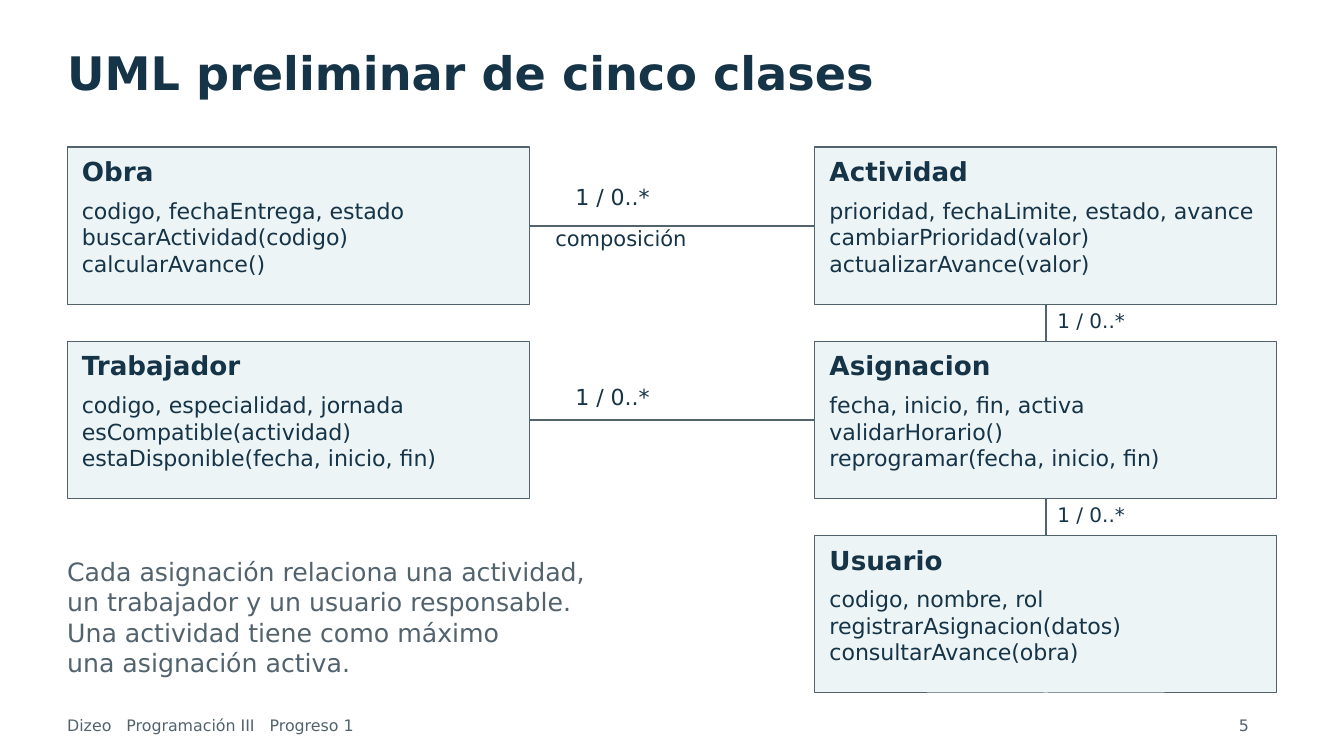
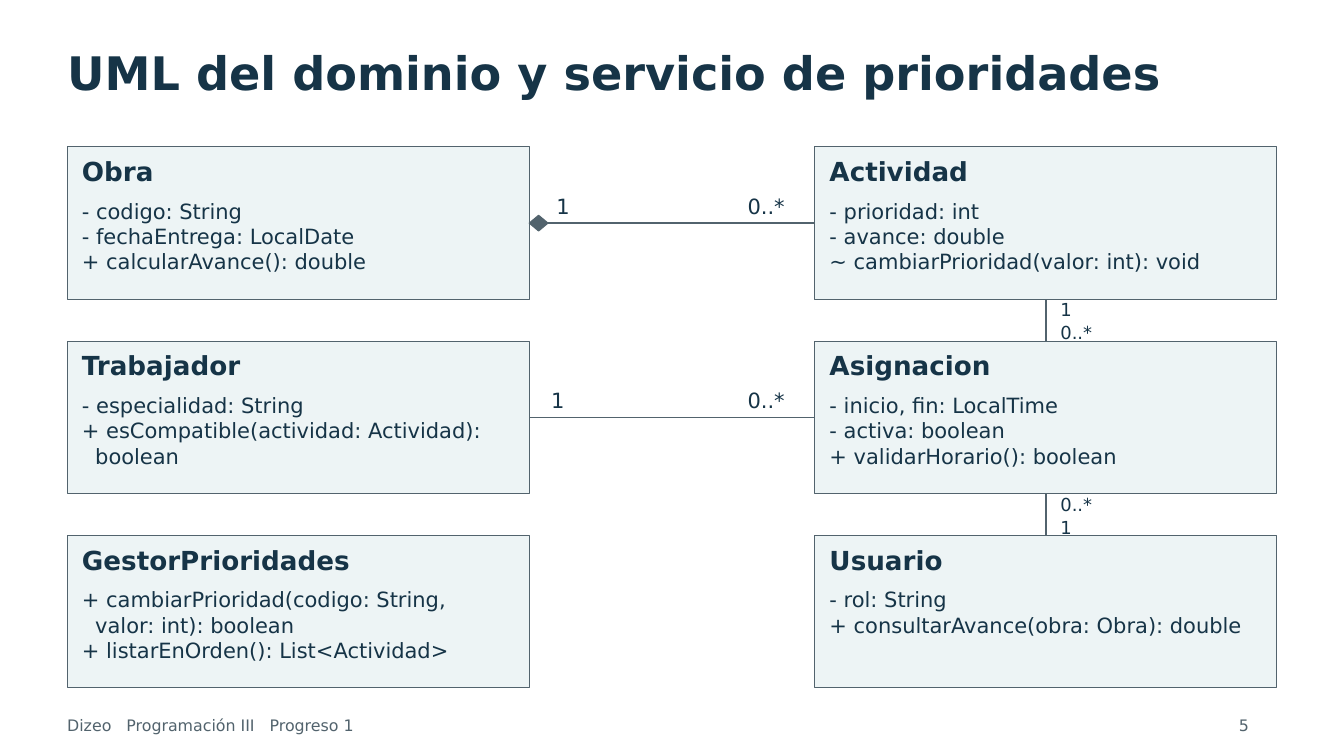
Before and after one commit to dxni999/avanceprogra, a slide deck: slide 5 of docs/presentacion/Presentacion_Dizeo_Progreso1_Final.pptx. Drawn at 1344x756 pixels with LibreOffice and Linux fonts; fonts in the diff are those of the drawing. Boxes give left, top, right and bottom in pixels: in the first picture for what was removed or moved away, otherwise in the second. Text is boxed around its words. In the diff, an @@ line names an element or a change of style, - is before the commit and + after.

```diff
--- a/docs/presentacion/Presentacion_Dizeo_Progreso1_Final.pptx
+++ b/docs/presentacion/Presentacion_Dizeo_Progreso1_Final.pptx
@@ text at [67,55,1160,100]: text changed @@
-UML preliminar de cinco clases
+UML del dominio y servicio de prioridades
@@ rectangle: place and size @@
-rectangle at [68,147,529,304]
+rectangle at [68,147,529,299]
@@ rectangle: place and size @@
-rectangle at [815,147,1276,304]
+rectangle at [815,147,1276,299]
@@ text at [96,203,366,272]: text changed; size 15.8 to 15 pt @@
-codigo, fechaEntrega, estado
-buscarActividad(codigo)
-calcularAvance()
+- codigo: String
+- fechaEntrega: LocalDate
++ calcularAvance(): double
@@ text at [556,198,569,214]: text changed; size 15.8 to 15 pt @@
-1 / 0..*
+1
@@ text at [748,198,785,215]: text changed; size 15.8 to 15 pt @@
-1 / 0..*
+0..*
@@ text at [844,203,1200,272]: text changed; size 15.8 to 15 pt @@
-prioridad, fechaLimite, estado, avance
-cambiarPrioridad(valor)
-actualizarAvance(valor)
+- prioridad: int
+- avance: double
+~ cambiarPrioridad(valor: int): void
@@ line moved from (529, 226) - (815, 226) to (529, 223) - (815, 223) @@
@@ diamond added at [529,216,548,232], fill #52636D, outline #52636D 0.75 pt @@
@@ text removed at [555,229,686,251] @@
-composición
@@ line moved from (1047, 304) - (1047, 342) to (1047, 299) - (1047, 342) @@
@@ text at [1060,303,1071,316]: text changed; size 14.2 to 12.8 pt @@
-1 / 0..*
+1
@@ text at [1060,325,1092,342]: text changed; size 14.2 to 12.8 pt @@
-1 / 0..*
+0..*
@@ rectangle: place and size @@
-rectangle at [68,342,529,499]
+rectangle at [68,342,529,494]
@@ rectangle: place and size @@
-rectangle at [815,342,1276,499]
+rectangle at [815,342,1276,494]
@@ text at [95,397,480,465]: text changed; size 15.8 to 15 pt @@
-codigo, especialidad, jornada
-esCompatible(actividad)
-estaDisponible(fecha, inicio, fin)
+- especialidad: String
++ esCompatible(actividad: Actividad):
+boolean
@@ line moved from (529, 420) - (815, 420) to (529, 417) - (815, 417) @@
@@ text added at [551,392,564,408], 15 pt, text #163447 @@
+1
@@ text added at [748,392,785,409], 15 pt, text #163447 @@
+0..*
@@ text at [844,397,1117,467]: text changed; size 15.8 to 15 pt @@
-fecha, inicio, fin, activa
-validarHorario()
-reprogramar(fecha, inicio, fin)
+- inicio, fin: LocalTime
+- activa: boolean
++ validarHorario(): boolean
@@ line moved from (1047, 535) - (1047, 499) to (1047, 535) - (1047, 494) @@
@@ text added at [1060,497,1092,512], 12.8 pt, text #163447 @@
+0..*
@@ rectangle: place and size @@
-rectangle at [815,535,1276,693]
+rectangle at [68,535,529,688]
@@ rectangle added at [815,535,1276,688], fill #EDF4F5, outline #52636D 0.75 pt @@
@@ text added at [1060,521,1071,536], 12.8 pt, text #163447 @@
+1
@@ text removed at [67,561,584,678] @@
-Cada asignación relaciona una actividad,
-un trabajador y un usuario responsable.
-Una actividad tiene como máximo
-una asignación activa.
@@ text added at [82,550,350,571], 18.8 pt, text #163447, bold @@
+GestorPrioridades
@@ text added at [95,591,448,661], 15 pt, text #163447 @@
++ cambiarPrioridad(codigo: String,
+valor: int): boolean
++ listarEnOrden(): List<Actividad>
@@ text at [844,591,1241,636]: text changed; size 15.8 to 15 pt @@
-codigo, nombre, rol
-registrarAsignacion(datos)
-consultarAvance(obra)
+- rol: String
++ consultarAvance(obra: Obra): double
```
Also in this commit, not shown: 4 other slides changed, 1 slide added, 5 other files.
